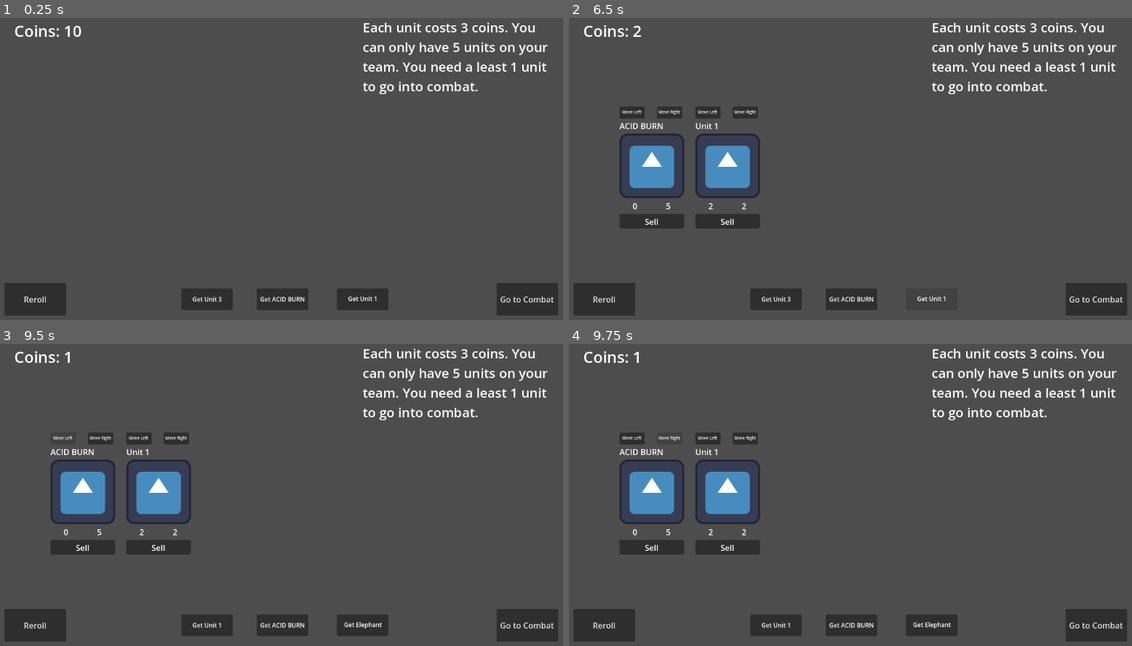
Above: before the commit, frames 1-4 (two rows, left to right).
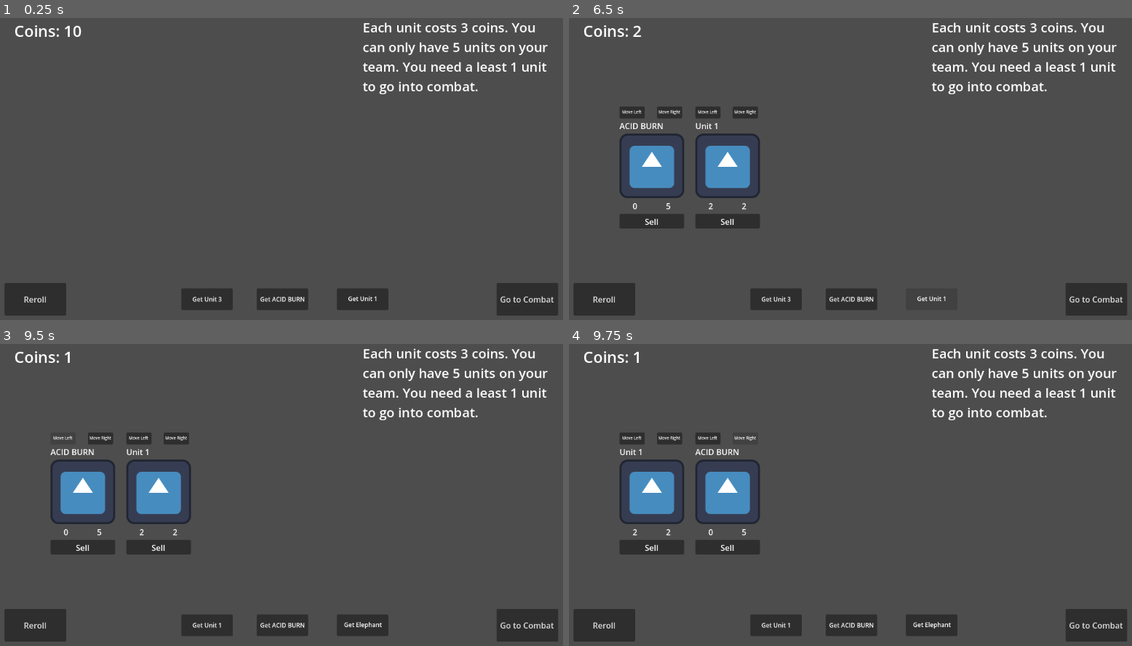
Above: after the commit, the same moments.

Repository: skeeeth/HACKER_AUTO_PETS
Game: Godot game, scene res://Scenes/ShopScene.tscn
The game is run twice, just before and just after one commit, with the same random seed, the same clock (stepped at 60 frames per second) and the same inputs. The engine's default icon, where the game draws it, is replaced by a stand-in: a white triangle on a blue panel in a dark square.
Inputs:
- Up to frame 1 (0.25 s): no input
- Up to frame 2 (6.5 s): click "Go to Combat" at 0.5 s; click "Go to Combat" at 1.25 s; click "Get Unit 3" at 2 s; click "Move Left" at 2.75 s; click "Move Right" at 3.5 s; click "Sell" at 4.25 s; click "Get ACID BURN" at 5 s; click "Get Unit 1" at 5.75 s
- Up to frame 3 (9.5 s): click "Reroll" at 6.5 s; click "Get Unit 1" at 7.25 s; click "Get Elephant" at 8 s; click "Move Left" at 8.75 s
- Up to frame 4 (9.75 s): click "Move Right" at 9.5 s

Frames 1-3 are identical in both runs. In frame 4, 0.3% of the frame differs, in the area x 8-32%, y 34-64%.

Commit message:
Units move in UI

Diff:
--- a/Scripts/combat_class_control.gd
+++ b/Scripts/combat_class_control.gd
@@ -2,6 +2,7 @@
 class_name CombatUnitControl
 
 signal sell_unit
+signal moved_unit(this : CombatUnitControl, direction : int)
 
 @export var damage_label: Label
 @export var health_label: Label
@@ -29,6 +30,7 @@
 func _ready() -> void:
 	shop_manager = get_tree().get_root().get_node("ShopScene")
 	sell_unit.connect(shop_manager.sell)
+	moved_unit.connect(shop_manager.move_unit)
 
 
 ## This sets up the unit data for the unit
@@ -52,9 +54,13 @@
 
 	if moved_position == true:
 		object_index -= 1
+		moved_unit.emit(self, -1)
+
+
 
 func _on_move_right_pressed() -> void:
 	moved_position = PlayerUnitsContainer.move_unit_in_list(object_index, 1)
 
 	if moved_position == true:
 		object_index += 1
+		moved_unit.emit(self, 1)
--- a/Scripts/shop_scene.gd
+++ b/Scripts/shop_scene.gd
@@ -103,3 +103,13 @@
 	for button in purchase_buttons:
 		var random_unit_num : int = randi_range(0, purchasable_units.size() - 1)
 		button.add_unit_to_button(purchasable_units[random_unit_num])
+
+
+func move_unit(unit : CombatUnitControl, direction : int) -> void:
+	print(unit.name_label.text, ": ", unit.get_index())
+	if direction == -1:
+		get_tree().get_root().get_node("ShopScene/UnitHolder").move_child(unit, unit.get_index() - 1)
+		print(unit.name_label.text, ": ", unit.get_index())
+	else:
+		get_tree().get_root().get_node("ShopScene/UnitHolder").move_child(unit, unit.get_index() + 1)
+		print(unit.name_label.text, ": ", unit.get_index())
